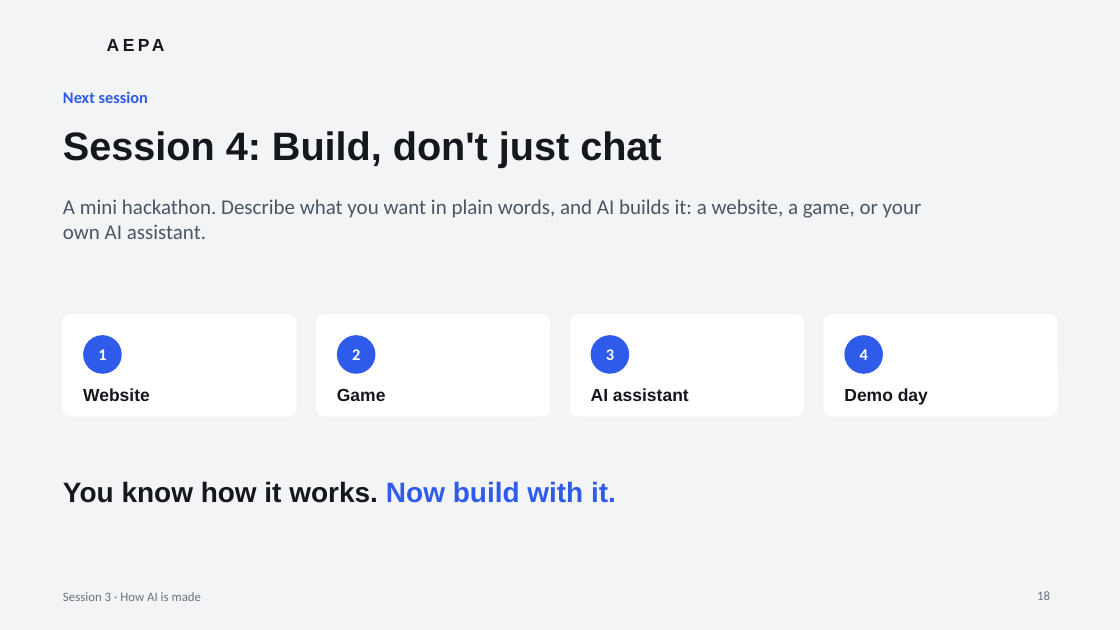
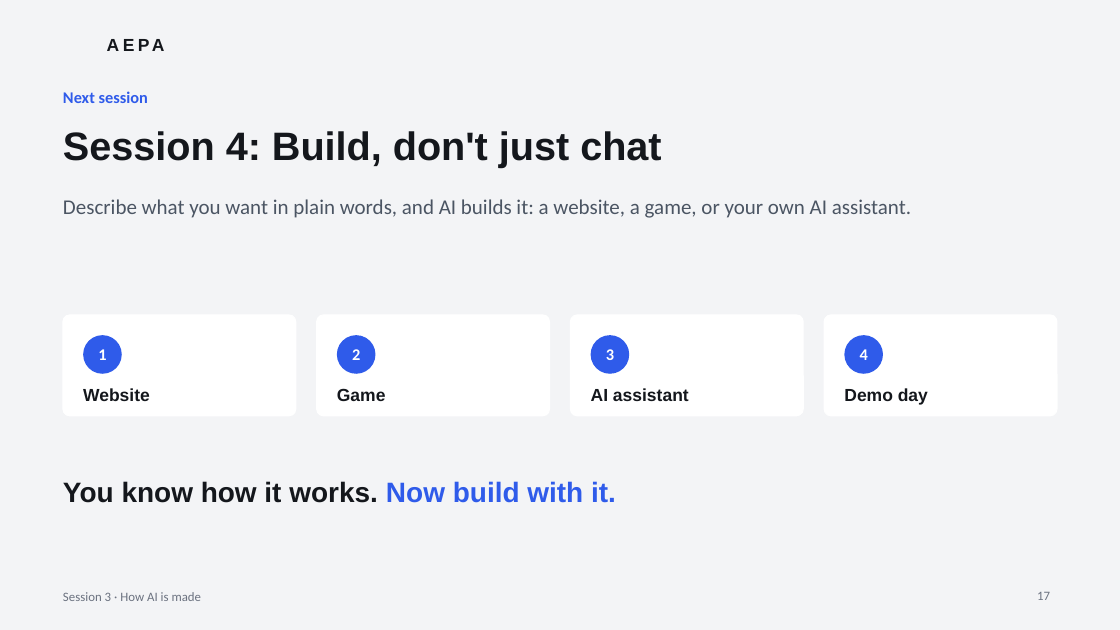
Before and after one commit to JTSG-cons/aepa-sessions, a slide deck: slide 17 of session-3/AEPA-Session-3.pptx (slide 18 before the commit). Drawn at 1120x630 pixels with LibreOffice and Linux fonts; fonts in the diff are those of the drawing; background and template pictures are left out. Boxes give left, top, right and bottom in pixels: in the first picture for what was removed or moved away, otherwise in the second. Text is boxed around its words. In the diff, an @@ line names an element or a change of style, - is before the commit and + after.

```diff
--- a/session-3/AEPA-Session-3.pptx
+++ b/session-3/AEPA-Session-3.pptx
@@ text at (63,199,911,218): text changed @@
-A mini hackathon. Describe what you want in plain words, and AI builds it: a website, a game, or your own AI assistant.
+Describe what you want in plain words, and AI builds it: a website, a game, or your own AI assistant.
@@ page number at (1037,592,1050,600): text changed @@
-18
+17
```
Also in this commit, not shown: 11 other slides changed, 4 slides added, 5 slides removed, 2 other files.
